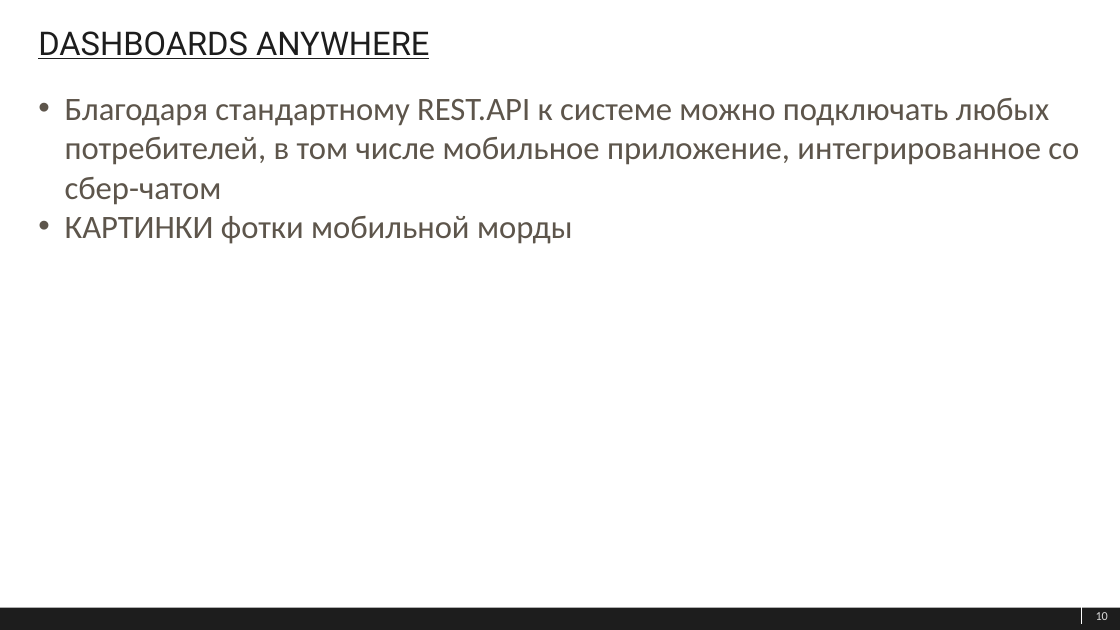
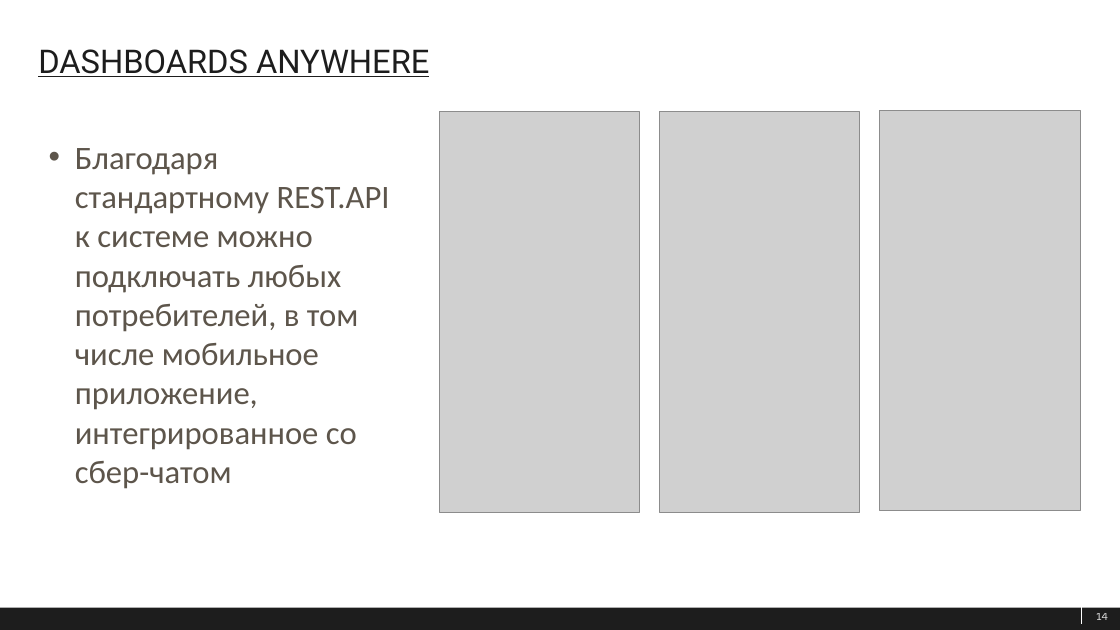
Before and after one commit to Gallardo13/SBH2019, a slide deck: slide 14 of Хакатон_2019_ФСО.1.pptx (slide 10 before the commit). Drawn at 1120x630 pixels with LibreOffice and Linux fonts; fonts in the diff are those of the drawing; grey boxes stand for pictures. Boxes give left, top, right and bottom in pixels: in the first picture for what was removed or moved away, otherwise in the second. Text is boxed around its words. In the diff, an @@ line names an element or a change of style, - is before the commit and + after.

```diff
--- a/Хакатон_2019_ФСО.1.pptx
+++ b/Хакатон_2019_ФСО.1.pptx
@@ title "DASHBOARDS ANYWHERE": place and size @@
-title "DASHBOARDS ANYWHERE" at (38, 31, 429, 59)
+title "DASHBOARDS ANYWHERE" at (38, 49, 429, 77)
@@ picture added at (439, 112, 639, 513) @@
@@ picture added at (660, 112, 860, 513) @@
@@ picture added at (880, 110, 1080, 511) @@
@@ text "Благодаря стандартному REST.API к системе ...": place and size @@
-text "Благодаря стандартному REST.API к системе ..." at (65, 98, 1079, 244)
+text "Благодаря стандартному REST.API к системе ..." at (75, 148, 390, 489)
@@ text at (65, 216, 573, 244): paragraph removed @@
-• КАРТИНКИ фотки мобильной морды
@@ page number at (1096, 613, 1108, 620): text changed @@
-10
+14
```
Also in this commit, not shown: 9 other slides changed, 4 slides added, 1 other file.
